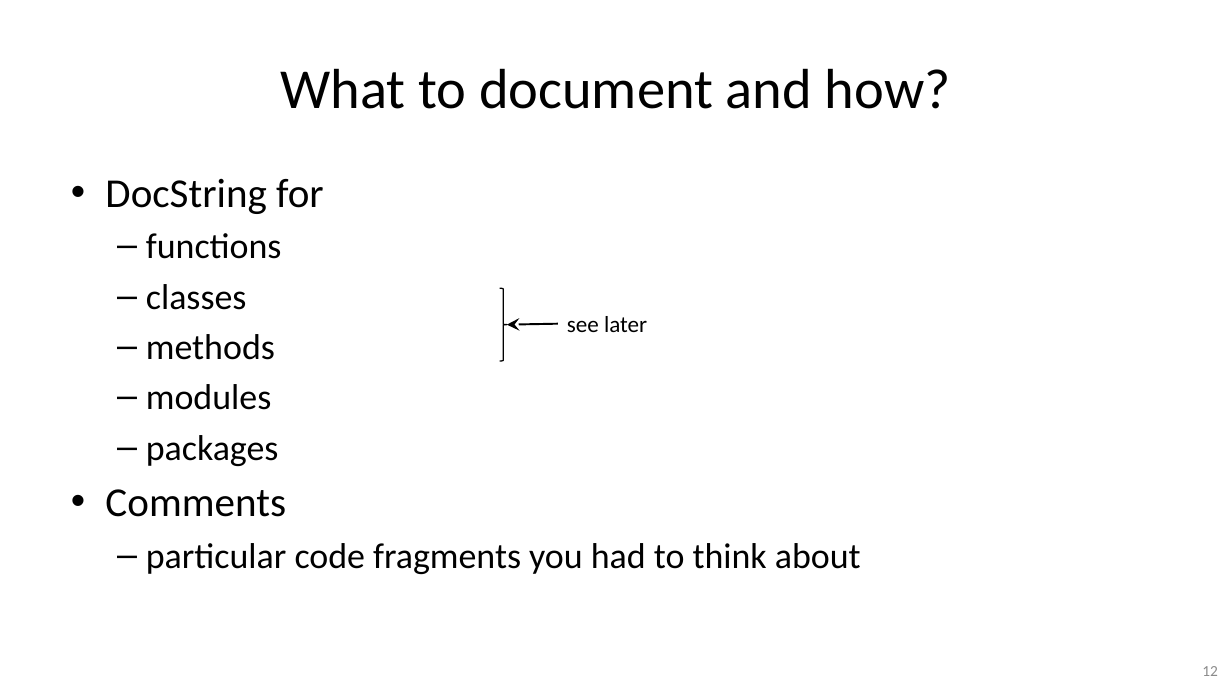
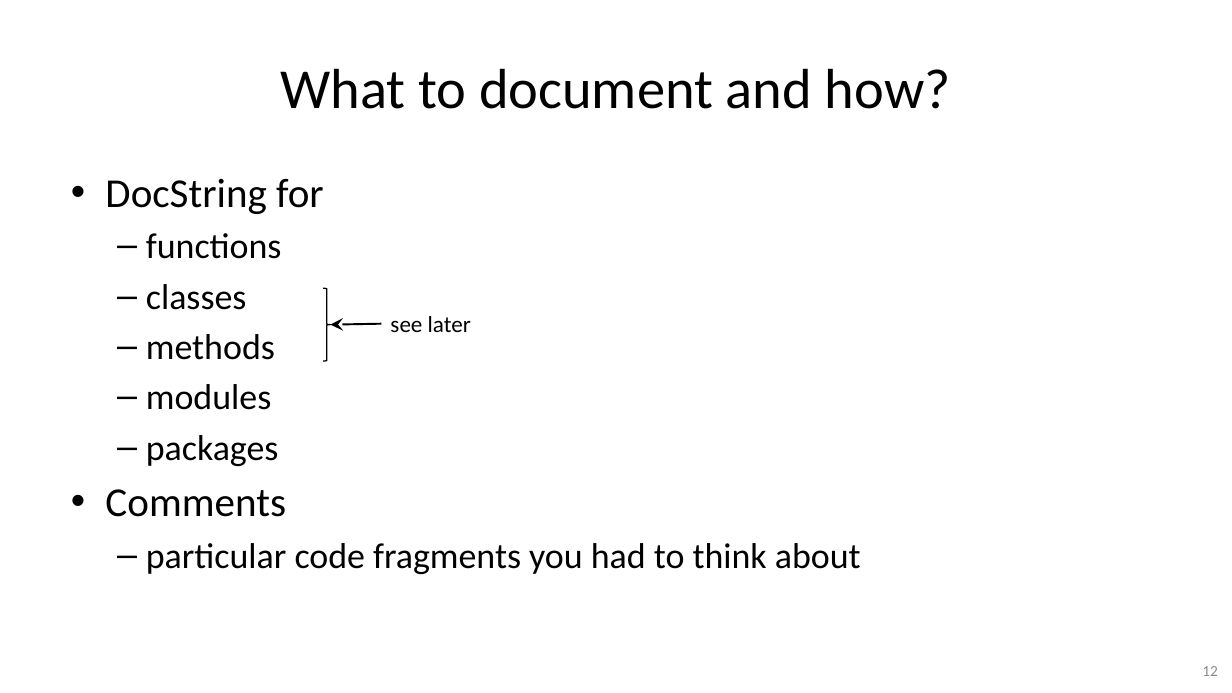
Before and after one commit to gjbex/Python-software-engineering, a slide deck: slide 12 of python_software_engineering.pptx. Drawn at 1232x693 pixels with LibreOffice and Linux fonts; fonts in the diff are those of the drawing. Boxes give left, top, right and bottom in pixels: in the first picture for what was removed or moved away, otherwise in the second. Text is boxed around its words. In the diff, an @@ line names an element or a change of style, - is before the commit and + after.

```diff
--- a/python_software_engineering.pptx
+++ b/python_software_engineering.pptx
@@ 1 text, 1 left brace, 1 arrow: place and size @@
-1 text, 1 left brace, 1 arrow at [500, 288, 647, 361]
+1 text, 1 left brace, 1 arrow at [323, 288, 471, 361]
```
Also in this commit, not shown: 1 other slide changed.
